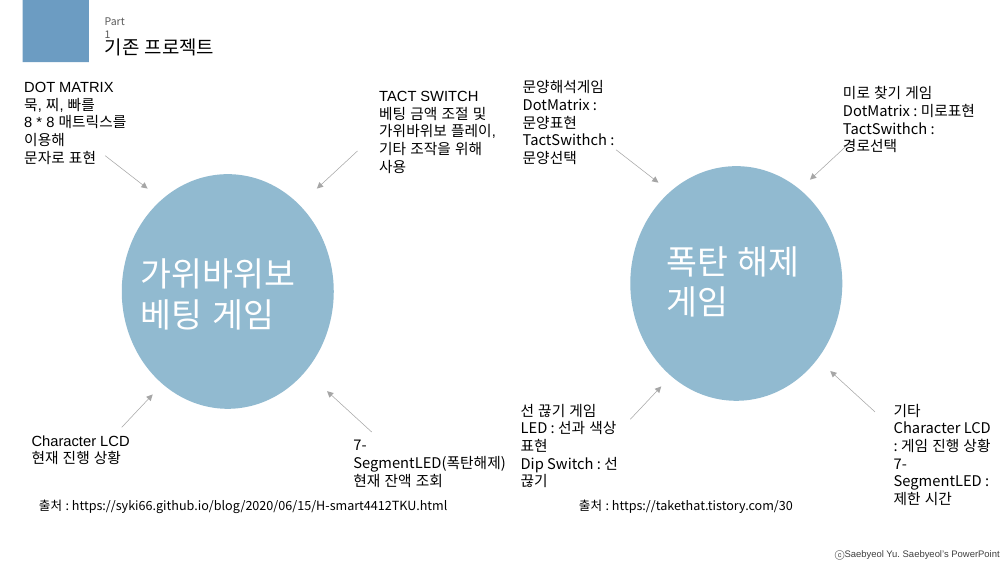
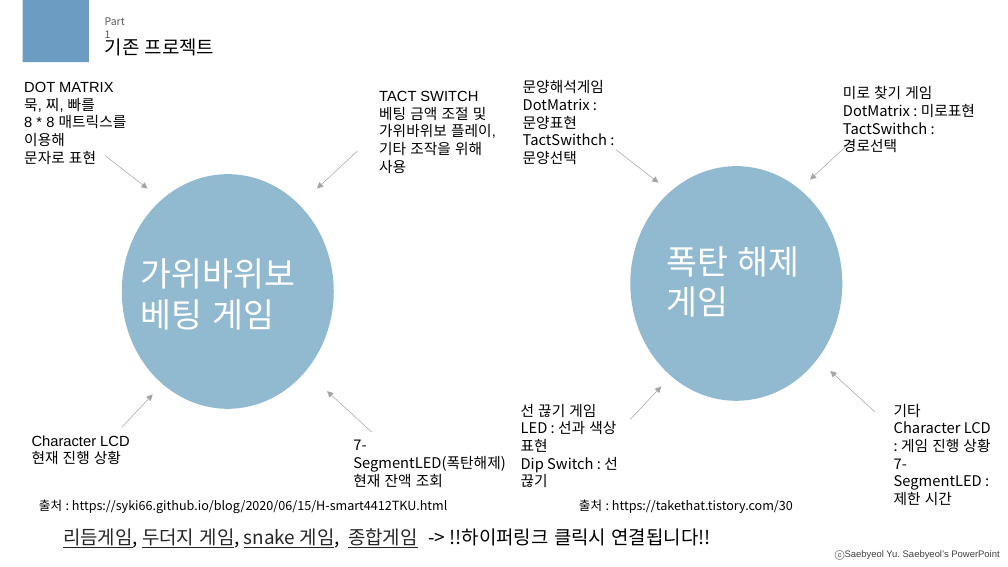
Before and after one commit to meohyun1/IoT_Proj, a slide deck: slide 2 of doc/IoT_1차발표.pptx. Drawn at 1008x567 pixels with LibreOffice and Linux fonts; fonts in the diff are those of the drawing. Boxes give left, top, right and bottom in pixels: in the first picture for what was removed or moved away, otherwise in the second. Text is boxed around its words. In the diff, an @@ line names an element or a change of style, - is before the commit and + after.

```diff
--- a/doc/IoT_1차발표.pptx
+++ b/doc/IoT_1차발표.pptx
@@ text added at [63, 528, 710, 548], 18 pt, text #000000 @@
+리듬게임, 두더지 게임, snake 게임, 종합게임 -> !!하이퍼링크 클릭시 연결됩니다!!
```
Also in this commit, not shown: 1 other slide changed, 1 slide removed.
